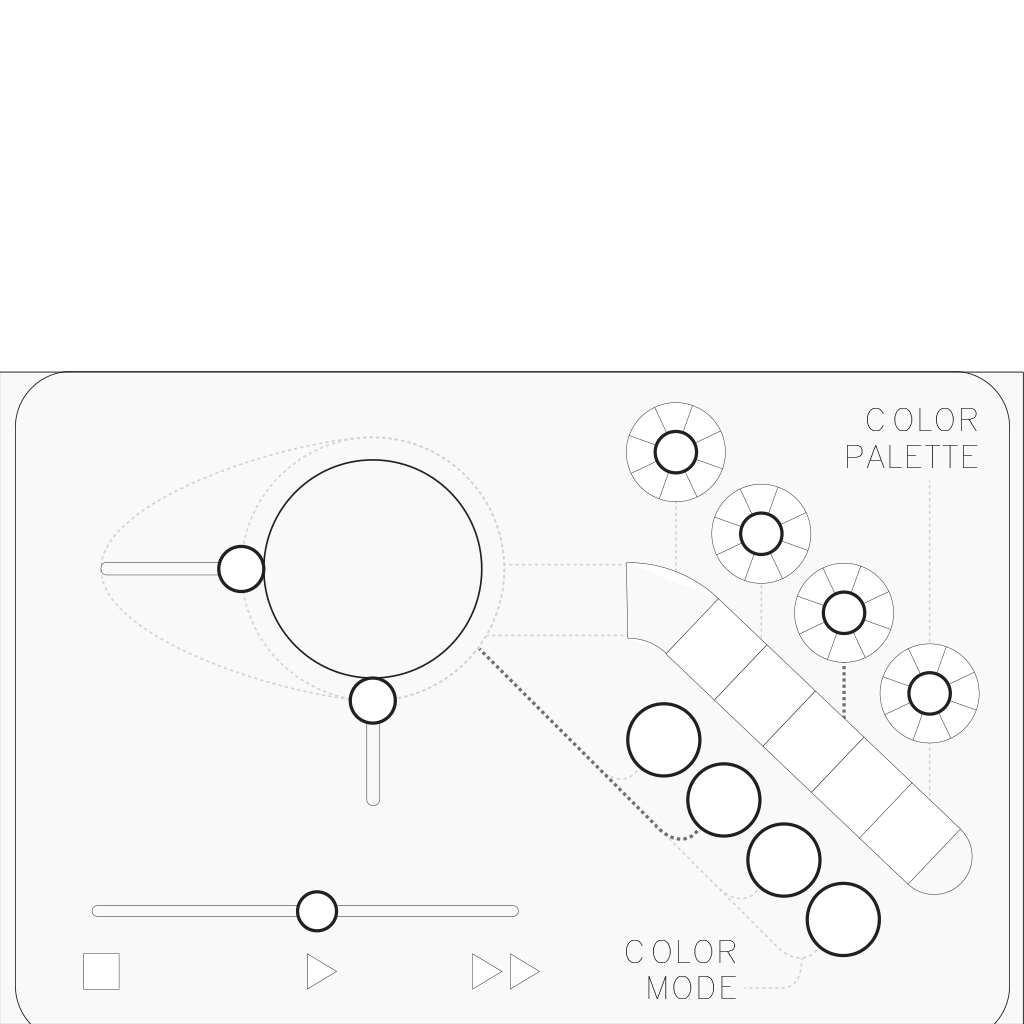
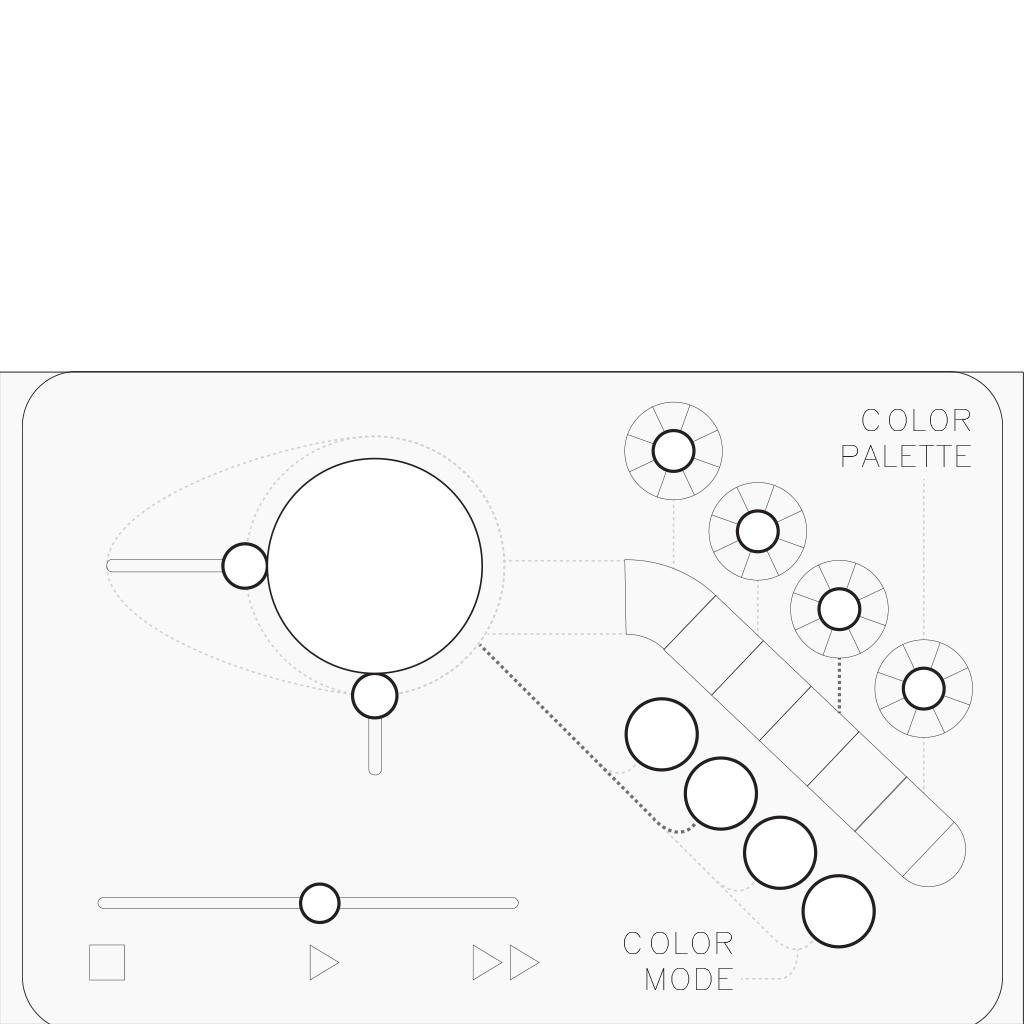
Layered file, before and after one edit (1024x1024). Changes by layer:
added layer "Vector Smart Object" (1st of 2) above "Vector Smart Object" over left=22, top=371, right=1003, bottom=1024
hid "Vector Smart Object" (2nd of 2) over left=15, top=371, right=1010, bottom=1024
